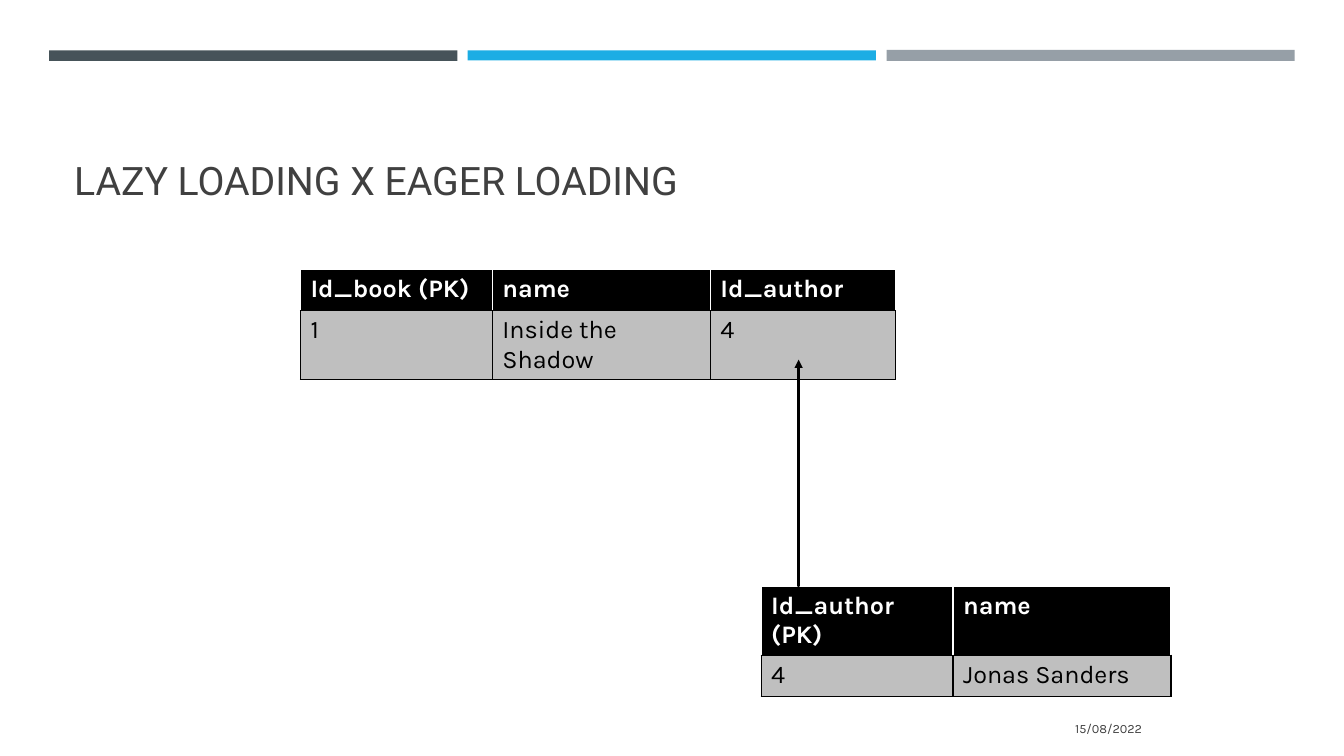
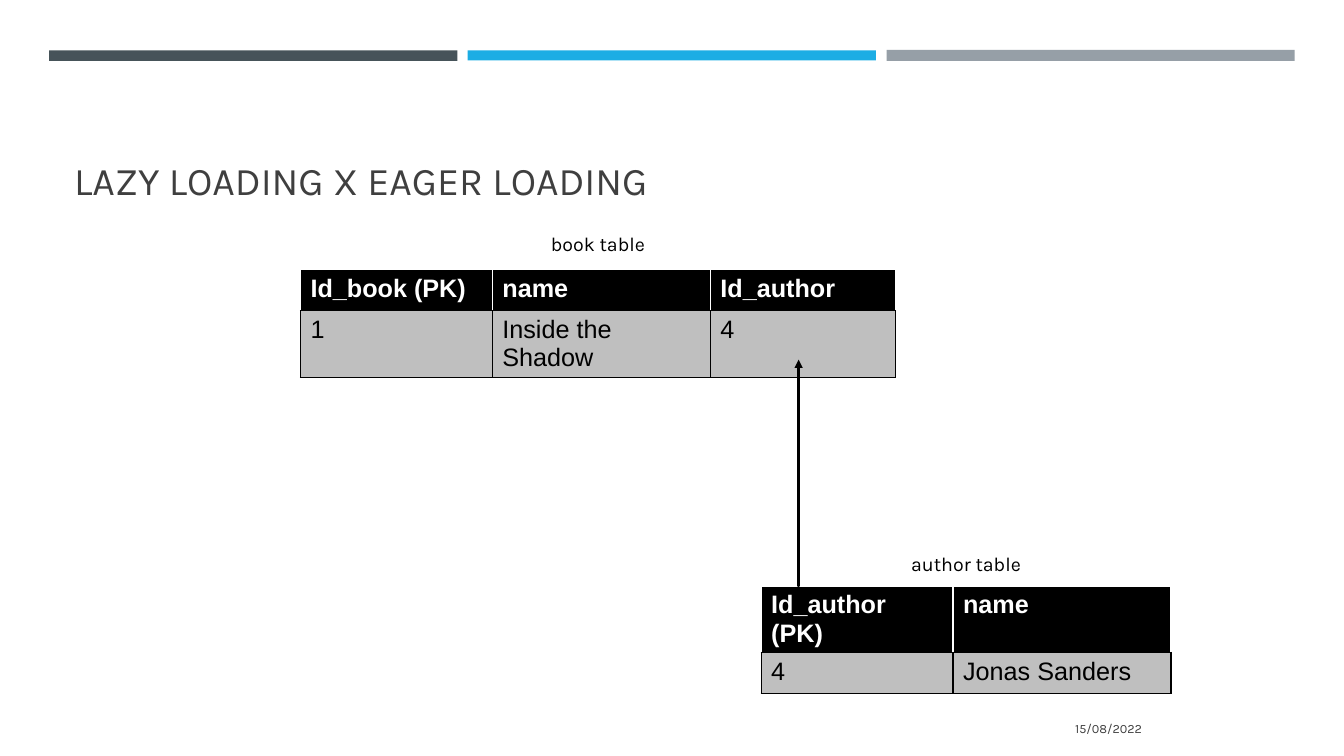
Before and after one commit to thiagoadelino/jpa-performance-issues, a slide deck: slide 11 of performance de consultas utilizando java persistence api.pptx. Drawn at 1344x756 pixels with LibreOffice and Linux fonts; fonts in the diff are those of the drawing. Boxes give left, top, right and bottom in pixels: in the first picture for what was removed or moved away, otherwise in the second. Text is boxed around its words. In the diff, an @@ line names an element or a change of style, - is before the commit and + after.

```diff
--- a/performance de consultas utilizando java persistence api.pptx
+++ b/performance de consultas utilizando java persistence api.pptx
@@ title "LAZY LOADING X EAGER LOADING" at <box>74,170,647,196</box>: font Roboto to Karla, text colour #404040 to #3F3F3F @@
@@ text added at <box>551,237,645,252</box>, 14 pt, text #000000 @@
+book table
@@ table at <box>300,270,895,601</box> @@
@@ font Karla to Arial @@
@@ text added at <box>911,557,1021,572</box>, 14 pt, text #000000 @@
+author table
@@ table at <box>761,586,1171,756</box> @@
@@ font Karla to Arial @@
```
Also in this commit, not shown: 25 other slides changed.
